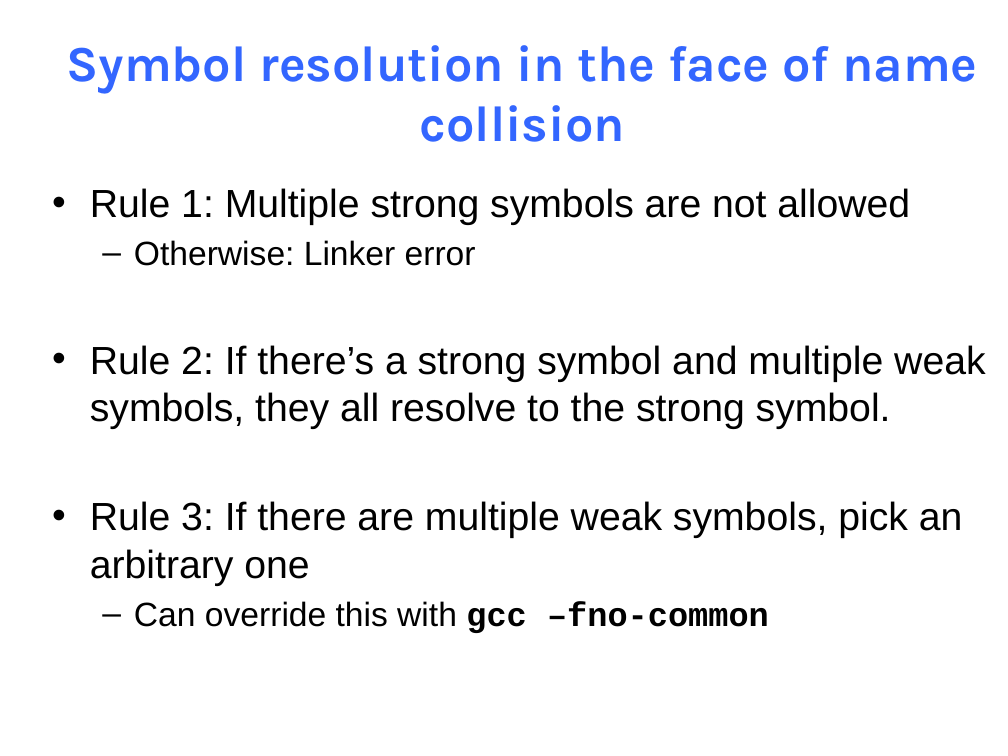
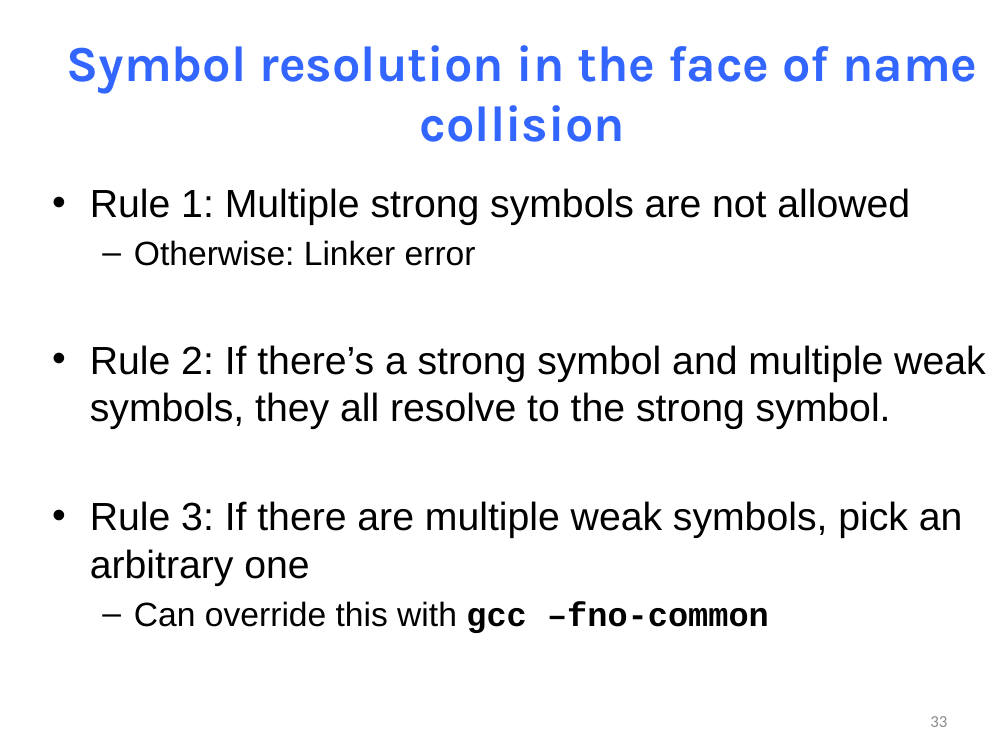
Before and after one commit to NYU-CSO/nyu-cso.github.io, a slide deck: slide 33 of notes/13-optimization-linking.pptx (slide 32 before the commit). Drawn at 1008x756 pixels with LibreOffice and Linux fonts; fonts in the diff are those of the drawing. Boxes give left, top, right and bottom in pixels: in the first picture for what was removed or moved away, otherwise in the second. Text is boxed around its words. In the diff, an @@ line names an element or a change of style, - is before the commit and + after.

```diff
--- a/notes/13-optimization-linking.pptx
+++ b/notes/13-optimization-linking.pptx
@@ page number added at bbox=[930, 716, 947, 727], 12 pt, text #8C8C8C @@
+33
```
Also in this commit, not shown: 39 other slides changed, 2 slides added, 3 other files.
